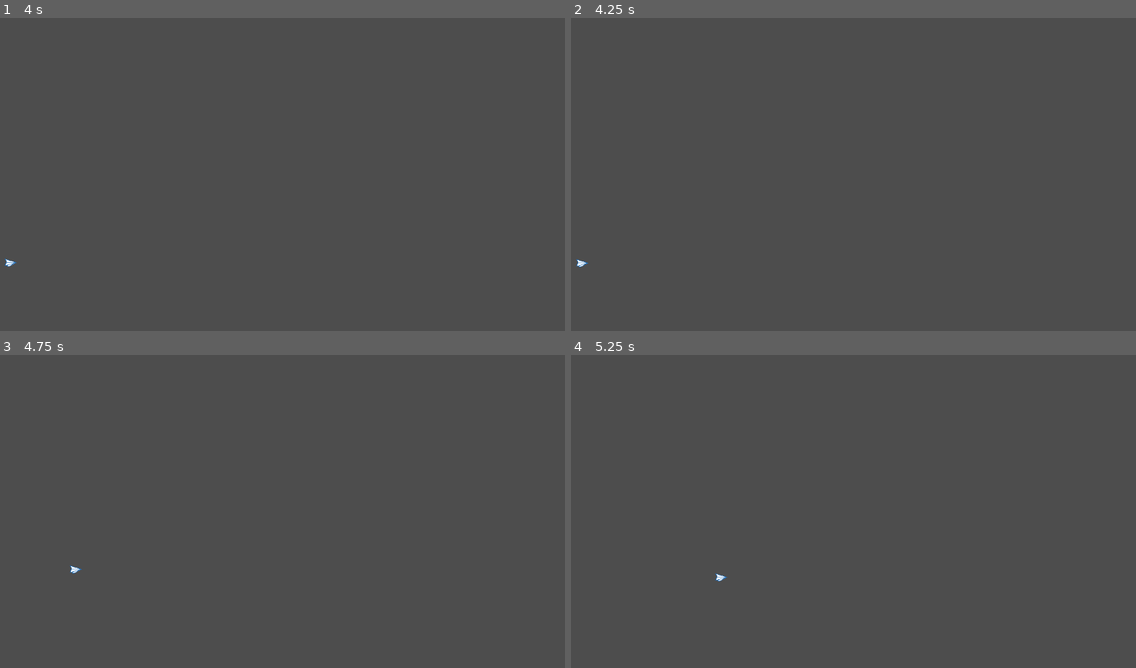
Above: before the commit, frames 1-4 (two rows, left to right).
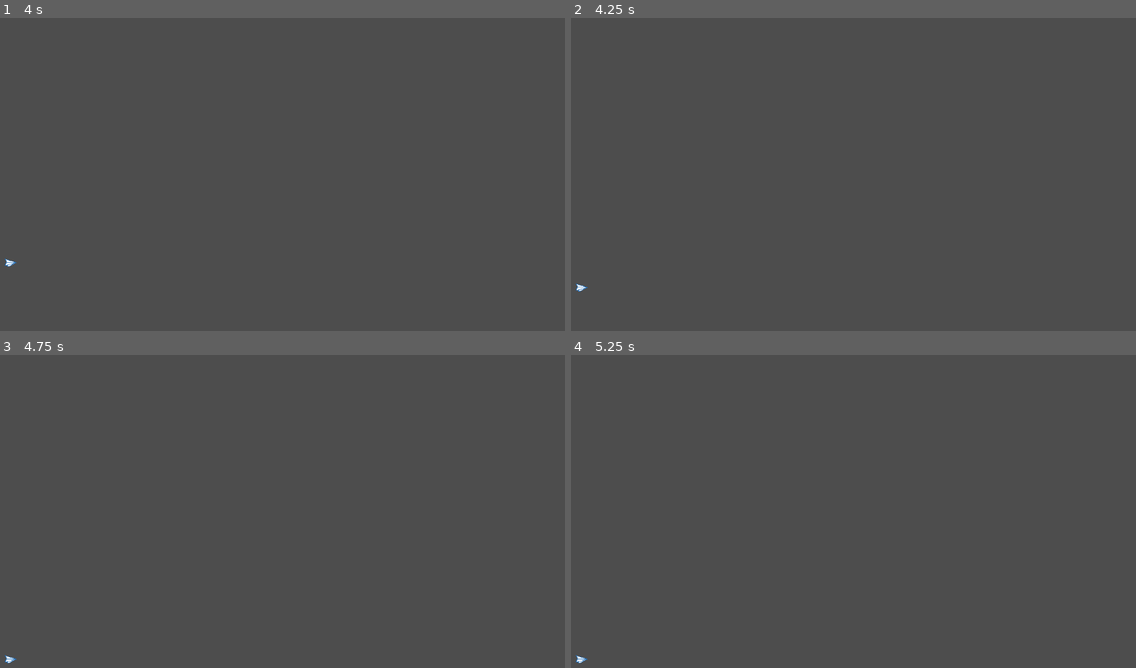
Above: after the commit, the same moments.

Repository: magnusculley/papergame
Game: Godot game, scene res://main.tscn
Same seed, same stepped clock (60 frames per second), same inputs: the game is played once before the commit and once after it. The engine's default icon, where the game draws it, is replaced by a stand-in: a white triangle on a blue panel in a dark square.
Inputs:
- Up to frame 1 (4 s): tap Enter (ui_accept) at 0.5, 0.77, 1.52, 3.02, 3.5, 3.77 s; hold Right (ui_right) 0.53-2.03 s; hold Left (ui_left) from 2.03 s (still down)
- Up to frame 2 (4.25 s): keep holding Left (ui_left)
- Up to frame 3 (4.75 s): tap Enter (ui_accept) at 4.25, 4.52 s; release Left (ui_left) at 4.28 s; hold Right (ui_right) from 4.28 s (still down)
- Up to frame 4 (5.25 s): keep holding Right (ui_right); tap Enter (ui_accept) at 5 s

Frame 1 is identical in both runs. In frame 2, less than 0.1% of the frame differs, in the area x 0-4%, y 77-88%; in frame 3, less than 0.1%, in the area x 0-15%, y 67-99%; in frame 4, less than 0.1%.

Commit message:
new export

Diff:
--- a/main/main.tscn
+++ b/main/main.tscn
@@ -1,7 +1,6 @@
-[gd_scene load_steps=4 format=3 uid="uid://cmeb4g4ak0quc"]
+[gd_scene load_steps=3 format=3 uid="uid://cmeb4g4ak0quc"]
 
 [ext_resource type="PackedScene" uid="uid://fvtptorv016o" path="res://plane/plane.tscn" id="1_0xm2m"]
-[ext_resource type="PackedScene" uid="uid://c1bpjt6m53b6i" path="res://character.tscn" id="1_tqvuq"]
 
 [sub_resource type="RectangleShape2D" id="RectangleShape2D_bxhan"]
 size = Vector2(1173, 20)
@@ -17,10 +16,6 @@
 offset_bottom = 23.0
 text = "Updated"
 
-[node name="CharacterBody2D" parent="." instance=ExtResource("1_tqvuq")]
-visible = false
-position = Vector2(246, 252)
-
 [node name="StaticBody2D" type="StaticBody2D" parent="."]
 
 [node name="CollisionShape2D" type="CollisionShape2D" parent="StaticBody2D"]
Not shown, changed: main/export_presets.cfg
Not shown, added: docs/index.html.zip
